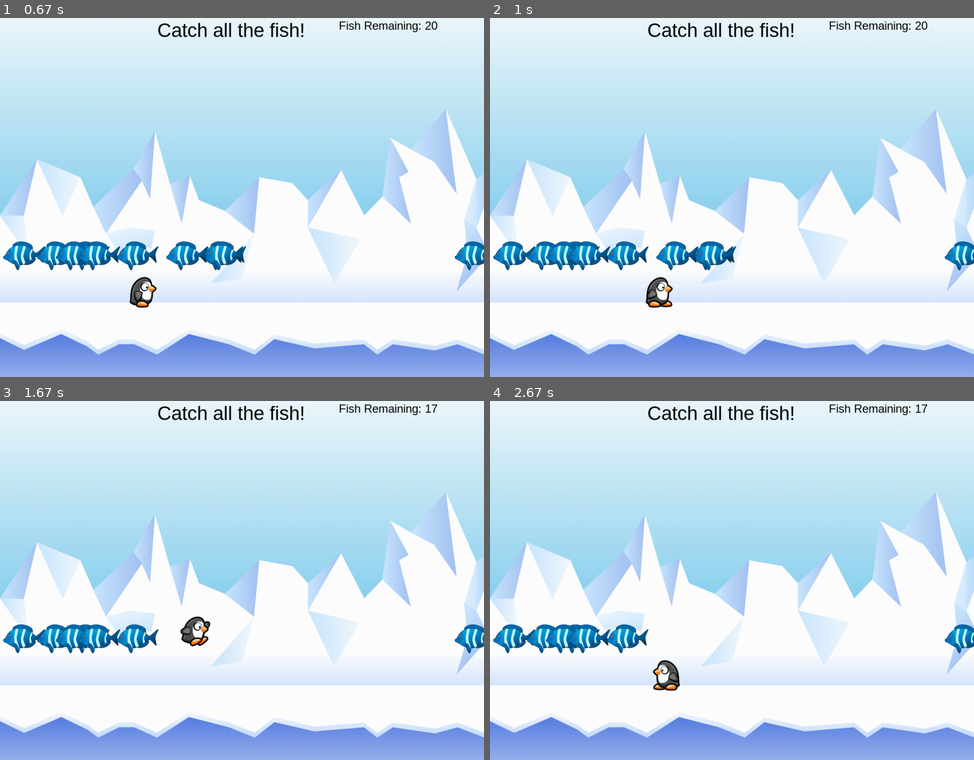
Above: before the commit, frames 1-4 (two rows, left to right).
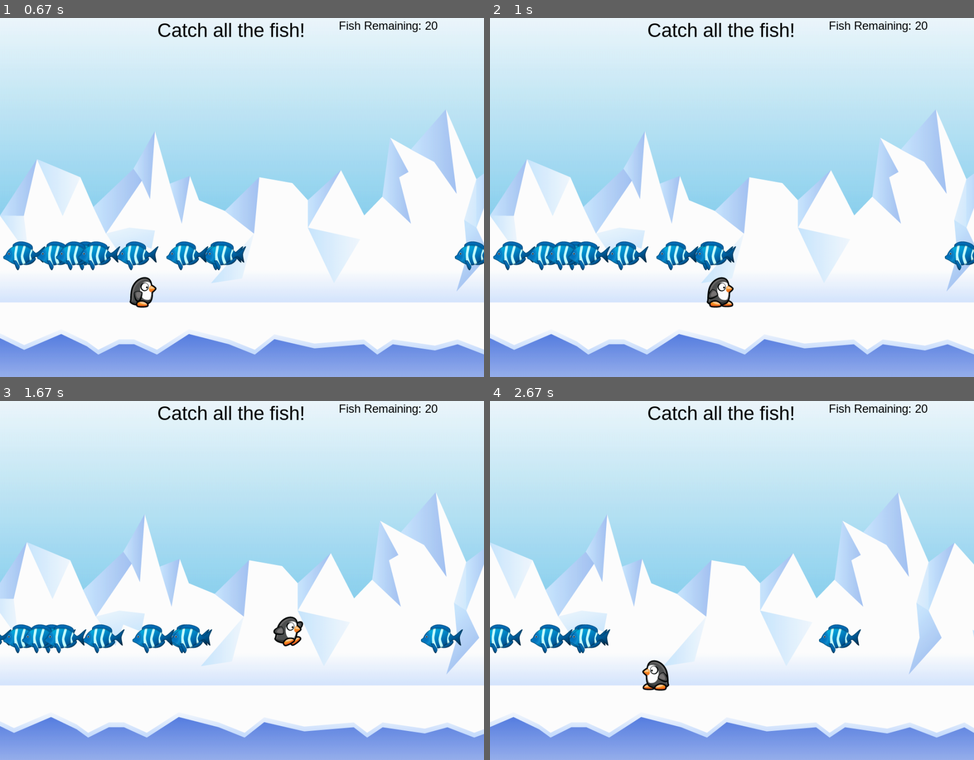
Above: after the commit, the same moments.

Repository: FB-18-19-PreAP-CS/mygame_purdy
Game: pygame game, started from walking_pgf.py
The game is run twice, just before and just after one commit, with the same random seed, the same clock (stepped at 60 frames per second) and the same inputs.
Inputs:
- Up to frame 1 (0.67 s): tap Space at 0.33 s
- Up to frame 2 (1 s): hold Right from 0.67 s (still down)
- Up to frame 3 (1.67 s): release Right at 1.13 s; hold Up 1.17-1.47 s; hold Right from 1.5 s (still down)
- Up to frame 4 (2.67 s): release Right at 1.97 s; hold Left 2-2.53 s; hold Left from 2.57 s (still down)

Frame 1 is identical in both runs. In frame 2, 0.7% of the frame differs, in the area x 32-51%, y 72-81%; in frame 3, 13%; in frame 4, 18%, in the area x 0-100%, y 0-94%.

Commit message:
add speed boost

Diff:
--- a/walking_pgf.py
+++ b/walking_pgf.py
@@ -40,7 +40,7 @@
 xPos = 300
 yPos = 575
 
-xSpeed = 0
+xSpeed = 3
 ySpeed = 0
 
 direction = 'right'
@@ -48,6 +48,7 @@
 jumping = False
 frame = 0
 nextFrame = clock()
+boosted = 0
 
 while True:
 
@@ -67,10 +68,19 @@
             xPos = 300
             scrollBackground(3,0)
             for f in fish:
-                moveSprite(f,f.rect[0]+3,f.rect[1])
+                moveSprite(f,f.rect[0]+xSpeed,f.rect[1])
 
         else:
-            xPos -= 3
+            xPos -= xSpeed
+
+    if keyPressed("space"):
+        if boosted ==0 or clock() - boosted > 5000:
+            print('here')
+            xSpeed = 10
+            boosted = clock()
+
+    if clock() - boosted > 2000:
+        xSpeed = 3
 
     if keyPressed("right"):
         direction = 'right'
@@ -80,9 +90,9 @@
             xPos = 600
             scrollBackground(-3,0)
             for f in fish:
-                moveSprite(f,f.rect[0]-3,f.rect[1])
+                moveSprite(f,f.rect[0]-xSpeed,f.rect[1])
         else:
-            xPos += 3
+            xPos += xSpeed
 
     if keyPressed("up"):
         if direction == 'right':
